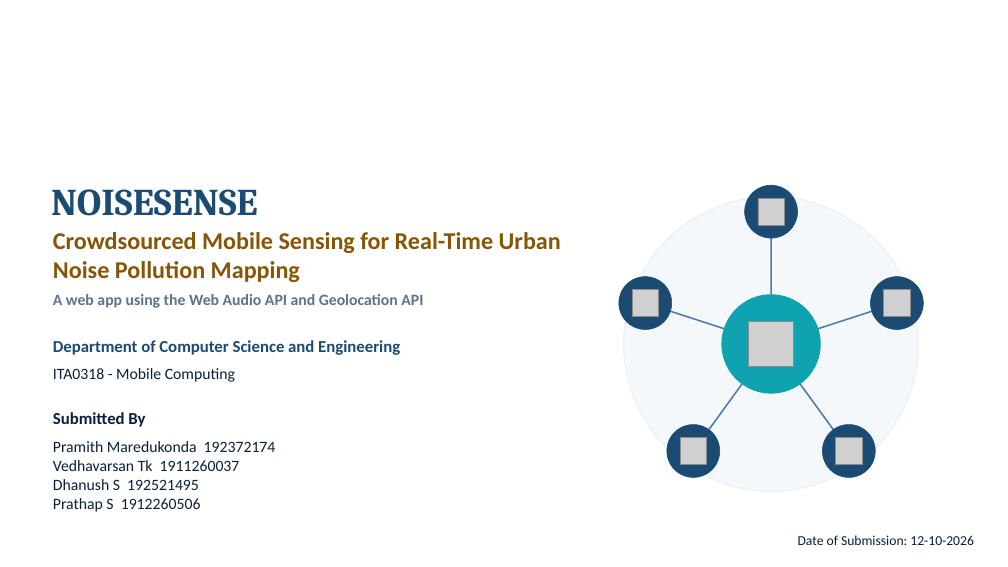
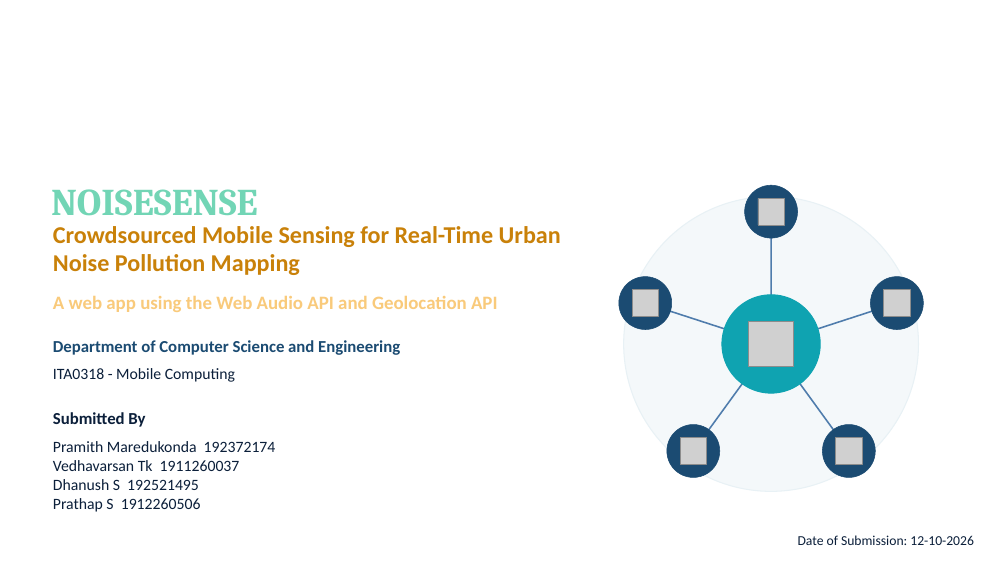
Before and after one commit to pramithm/NoiseSence---Mobile-Computing, a slide deck: slide 1 of NoiseSense_Presentation.pptx. Drawn at 1008x567 pixels with LibreOffice and Linux fonts; fonts in the diff are those of the drawing; grey boxes stand for pictures; background and template pictures are left out. Boxes give left, top, right and bottom in pixels: in the first picture for what was removed or moved away, otherwise in the second. Text is boxed around its words. In the diff, an @@ line names an element or a change of style, - is before the commit and + after.

```diff
--- a/NoiseSense_Presentation.pptx
+++ b/NoiseSense_Presentation.pptx
@@ text "NOISESENSE" at (51, 189, 258, 216): text colour #1B4B72 to #72D5B5 @@
@@ text "Crowdsourced Mobile Sensing for Real-Time ..." at (53, 226, 561, 275): text colour #865606 to #C98109 @@
@@ text "A web app using the ..." at (53, 296, 498, 312): size 15 to 18 pt, text colour #5F7388 to #F9CA7B @@
```
Also in this commit, not shown: 13 other files.
